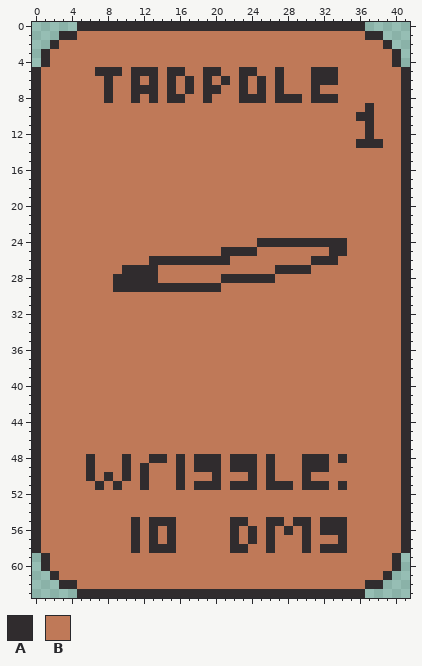
One commit to this pixel-art file: personal_animations/tadpole.aseprite. This is how it looked before the edit.
42x64 pixels, 1 frame.
Palette (. is transparent): A #302c2e  B #bf7958
Pixels before (only the part around the change), first column x 0:
 0 .....AAAAAAAAAAAAAAAAAAAAAAAAAAAAAAAA.....
 1 ...AABBBBBBBBBBBBBBBBBBBBBBBBBBBBBBBBAA...
 2 ..ABBBBBBBBBBBBBBBBBBBBBBBBBBBBBBBBBBBBA..
 3 .ABBBBBBBBBBBBBBBBBBBBBBBBBBBBBBBBBBBBBBA.
 4 .ABBBBBBBBBBBBBBBBBBBBBBBBBBBBBBBBBBBBBBA.
 5 ABBBBBBAAABAAABAABBAABBAABBABBBAAABBBBBBBA
 6 ABBBBBBBABBABABABABABABABABABBBAAABBBBBBBA
 7 ABBBBBBBABBAAABABABAABBABABABBBABBBBBBBBBA
 8 ABBBBBBBABBABABAABBABBBAAABAAABAAABBBBBBBA
 9 ABBBBBBBBBBBBBBBBBBBBBBBBBBBBBBBBBBBBABBBA
10 ABBBBBBBBBBBBBBBBBBBBBBBBBBBBBBBBBBBAABBBA
11 ABBBBBBBBBBBBBBBBBBBBBBBBBBBBBBBBBBBBABBBA
12 ABBBBBBBBBBBBBBBBBBBBBBBBBBBBBBBBBBBBABBBA
13 ABBBBBBBBBBBBBBBBBBBBBBBBBBBBBBBBBBBAAABBA
14 ABBBBBBBBBBBBBBBBBBBBBBBBBBBBBBBBBBBBBBBBA
15 ABBBBBBBBBBBBBBBBBBBBBBBBBBBBBBBBBBBBBBBBA
16 ABBBBBBBBBBBBBBBBBBBBBBBBBBBBBBBBBBBBBBBBA
17 ABBBBBBBBBBBBBBBBBBBBBBBBBBBBBBBBBBBBBBBBA
18 ABBBBBBBBBBBBBBBBBBBBBBBBBBBBBBBBBBBBBBBBA
19 ABBBBBBBBBBBBBBBBBBBBBBBBBBBBBBBBBBBBBBBBA
20 ABBBBBBBBBBBBBBBBBBBBBBBBBBBBBBBBBBBBBBBBA
21 ABBBBBBBBBBBBBBBBBBBBBBBBBBBBBBBBBBBBBBBBA
22 ABBBBBBBBBBBBBBBBBBBBBBBBBBBBBBBBBBBBBBBBA
23 ABBBBBBBBBBBBBBBBBBBBBBBBBBBBBBBBBBBBBBBBA
24 ABBBBBBBBBBBBBBBBBBBBBBBBAAAAAAAAAABBBBBBA
25 ABBBBBBBBBBBBBBBBBBBBAAAABBBBBBBBAABBBBBBA
26 ABBBBBBBBBBBBAAAAAAAAABBBBBBBBBAAABBBBBBBA
27 ABBBBBBBBBAAAABBBBBBBBBBBBBAAAABBBBBBBBBBA
28 ABBBBBBBBAAAAABBBBBBBAAAAAABBBBBBBBBBBBBBA
29 ABBBBBBBBAAAAAAAAAAAABBBBBBBBBBBBBBBBBBBBA
30 ABBBBBBBBBBBBBBBBBBBBBBBBBBBBBBBBBBBBBBBBA
Once edited:
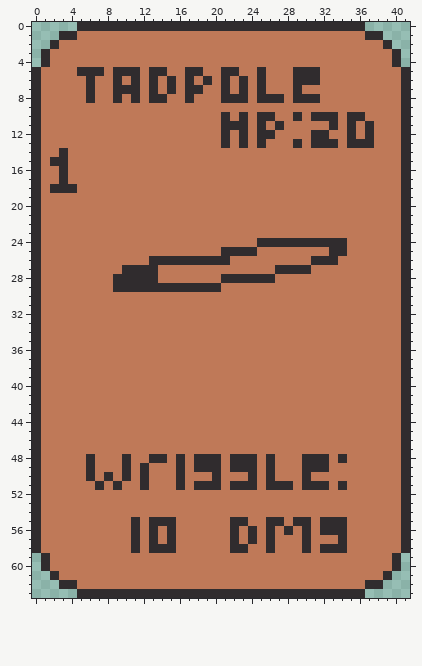
Diff:
{"y":5,"x":5,"old":"BB","new":"AA"}
{"y":5,"x":8,"old":"A","new":"B"}
{"y":5,"x":10,"old":"B","new":"A"}
{"y":5,"x":12,"old":"A","new":"B"}
{"y":5,"x":14,"old":"BAABBAABBAAB","new":"ABBAABBAABBA"}
{"y":5,"x":27,"old":"A","new":"B"}
{"y":5,"x":29,"old":"BB","new":"AA"}
{"y":5,"x":32,"old":"AA","new":"BB"}
{"y":6,"x":6,"old":"B","new":"A"}
{"y":6,"x":8,"old":"AB","new":"BA"}
{"y":6,"x":27,"old":"A","new":"B"}
{"y":6,"x":29,"old":"BB","new":"AA"}
{"y":6,"x":32,"old":"AA","new":"BB"}
{"y":7,"x":6,"old":"B","new":"A"}
{"y":7,"x":8,"old":"ABB","new":"BAA"}
{"y":7,"x":12,"old":"A","new":"B"}
{"y":7,"x":18,"old":"BAAB","new":"ABBA"}
{"y":7,"x":27,"old":"A","new":"B"}
{"y":7,"x":29,"old":"B","new":"A"}
{"y":7,"x":31,"old":"A","new":"B"}
{"y":8,"x":6,"old":"B","new":"A"}
{"y":8,"x":8,"old":"AB","new":"BA"}
{"y":8,"x":14,"old":"BAAB","new":"ABBA"}
{"y":8,"x":19,"old":"A","new":"B"}
{"y":8,"x":21,"old":"BB","new":"AA"}
{"y":8,"x":24,"old":"A","new":"B"}
{"y":8,"x":26,"old":"B","new":"A"}
{"y":8,"x":28,"old":"A","new":"B"}
{"y":8,"x":30,"old":"B","new":"A"}
{"y":8,"x":32,"old":"AA","new":"BB"}
{"y":9,"x":37,"old":"A","new":"B"}
{"y":10,"x":21,"old":"B","new":"A"}
{"y":10,"x":23,"old":"B","new":"A"}
{"y":10,"x":25,"old":"BB","new":"AA"}
{"y":10,"x":29,"old":"B","new":"A"}
{"y":10,"x":31,"old":"BBB","new":"AAA"}
{"y":10,"x":35,"old":"B","new":"A"}
{"y":10,"x":37,"old":"A","new":"B"}
{"y":11,"x":21,"old":"BBB","new":"AAA"}
{"y":11,"x":25,"old":"B","new":"A"}
{"y":11,"x":27,"old":"B","new":"A"}
{"y":11,"x":33,"old":"B","new":"A"}
{"y":11,"x":35,"old":"B","new":"A"}
{"y":12,"x":21,"old":"B","new":"A"}
{"y":12,"x":23,"old":"B","new":"A"}
{"y":12,"x":25,"old":"BB","new":"AA"}
{"y":12,"x":31,"old":"BB","new":"AA"}
{"y":12,"x":35,"old":"B","new":"A"}
{"y":13,"x":21,"old":"B","new":"A"}
{"y":13,"x":23,"old":"B","new":"A"}
{"y":13,"x":25,"old":"B","new":"A"}
{"y":13,"x":29,"old":"B","new":"A"}
{"y":13,"x":31,"old":"BBB","new":"AAA"}
{"y":13,"x":35,"old":"B","new":"A"}
{"y":13,"x":38,"old":"A","new":"B"}
{"y":14,"x":3,"old":"B","new":"A"}
{"y":15,"x":2,"old":"BB","new":"AA"}
{"y":16,"x":3,"old":"B","new":"A"}
{"y":17,"x":3,"old":"B","new":"A"}
{"y":18,"x":2,"old":"BBB","new":"AAA"}
